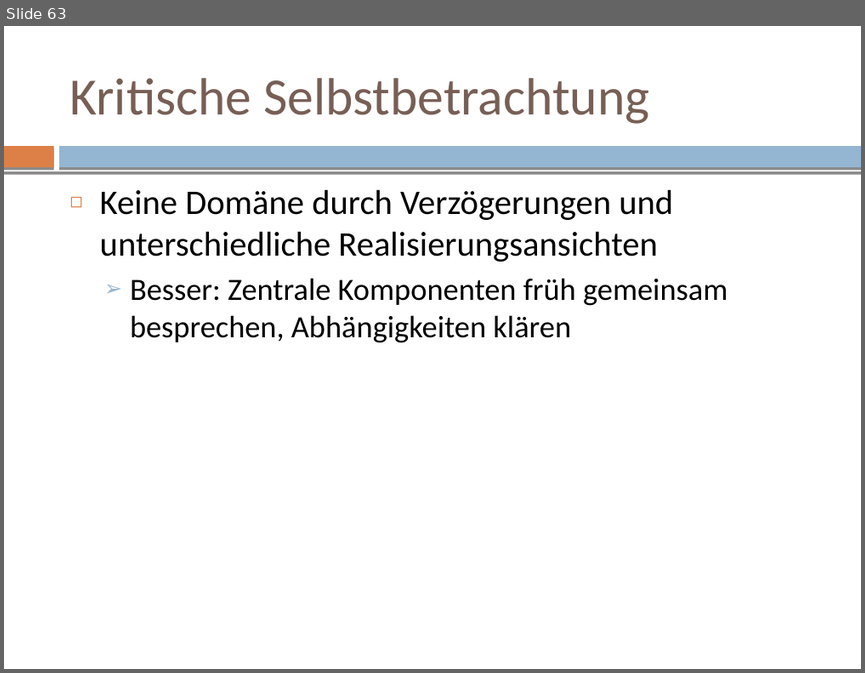
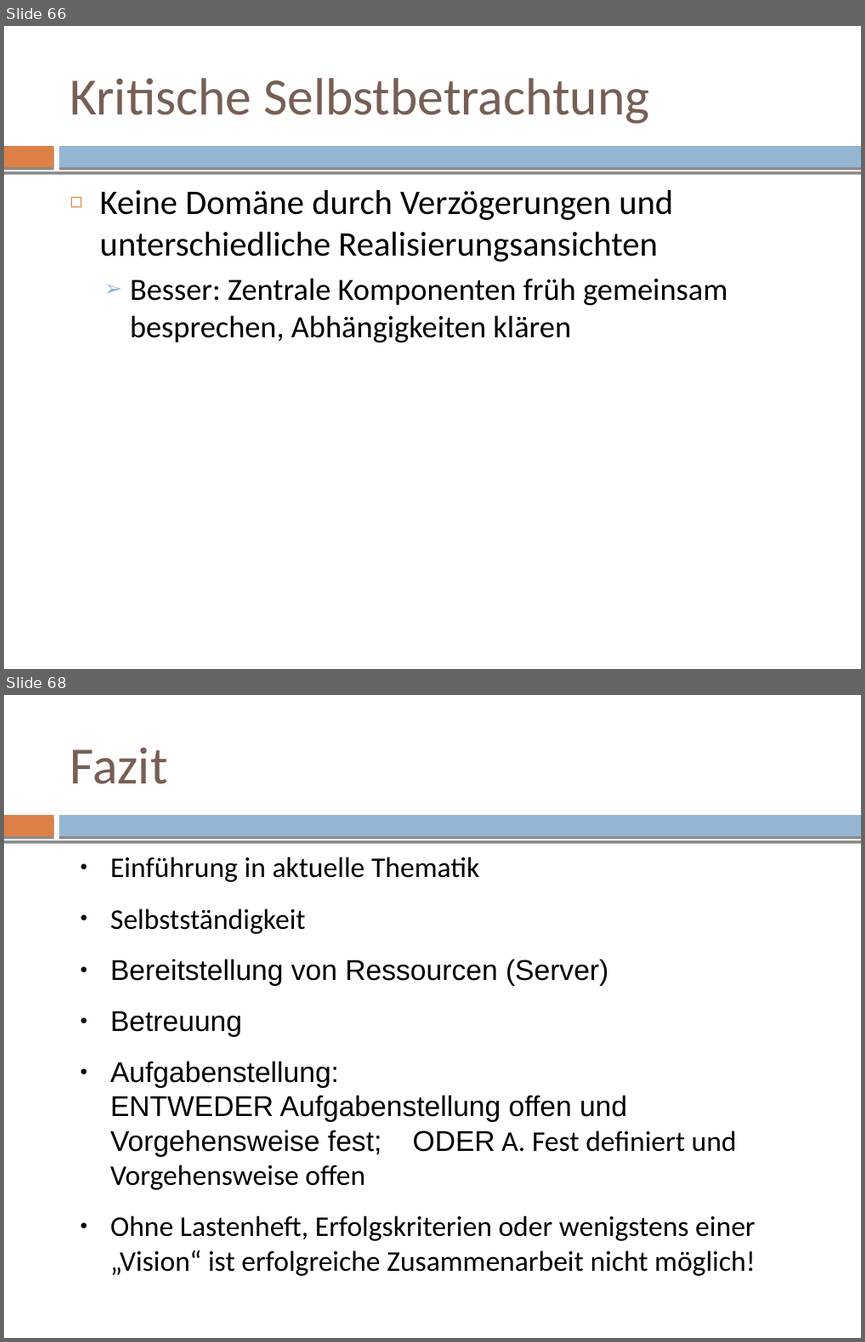
Before and after one commit to mvw/Wilddiebe10, a slide deck: keynote/keynote.odp. Shown one above the other, each under a label of ours: slide 63 before the commit, slides 66 and 68 after it; the slides between them are not shown. The pictures are 865x673 and 865x1342 pixels, drawn with LibreOffice and Linux fonts; fonts in the diff are those of the drawing. Boxes give left, top, right and bottom in pixels: in the first picture for what was removed or moved away, otherwise in the second. Text is boxed around its words. In the diff, an @@ line names an element or a change of style, - is before the commit and + after.

```diff
--- a/keynote/keynote.odp
+++ b/keynote/keynote.odp
@@ slide 68 added at (x1=4, y1=695, x2=861, y2=1338), background #FFFFFF; not listed: 3 template elements that a slide beside it also shows @@
@@ title added at (x1=69, y1=747, x2=167, y2=784), 44 pt, text #775F55 @@
+Fazit
@@ text added at (x1=110, y1=857, x2=755, y2=1276), 24 pt, text #000000 @@
+● Einführung in aktuelle Thematik
+● Selbstständigkeit
+● Bereitstellung von Ressourcen (Server)
+● Betreuung
+● Aufgabenstellung:
+  ENTWEDER Aufgabenstellung offen und Vorgehensweise fest; ODER A. Fest definiert und Vorgehensweise offen
+● Ohne Lastenheft, Erfolgskriterien oder wenigstens einer „Vision“ ist erfolgreiche Zusammenarbeit nicht möglich!
@@ what was slide 63 is now slide 66 @@
```
Also in this commit, not shown: 1 slide changed, 4 other slides added, 3 slides removed, 1 other file.
